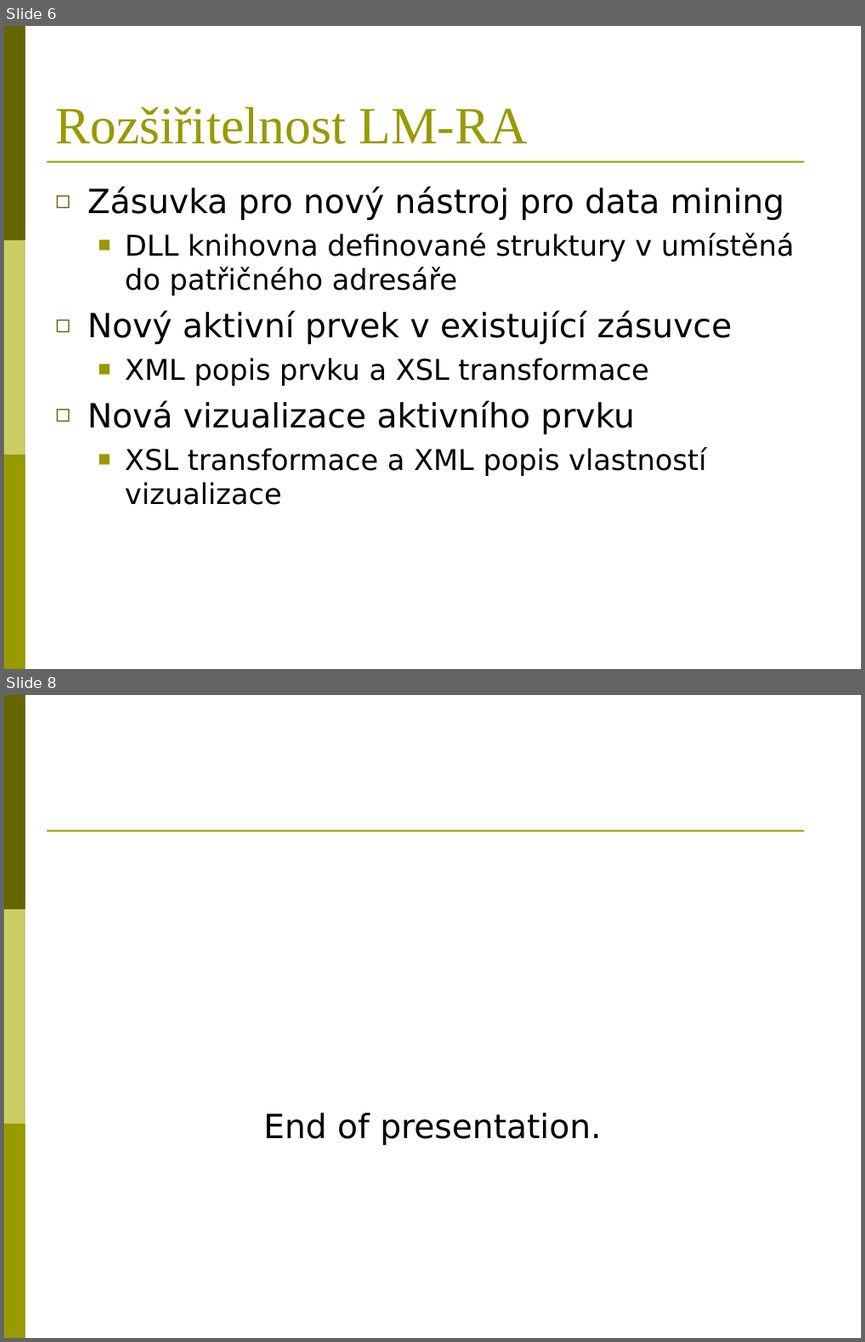
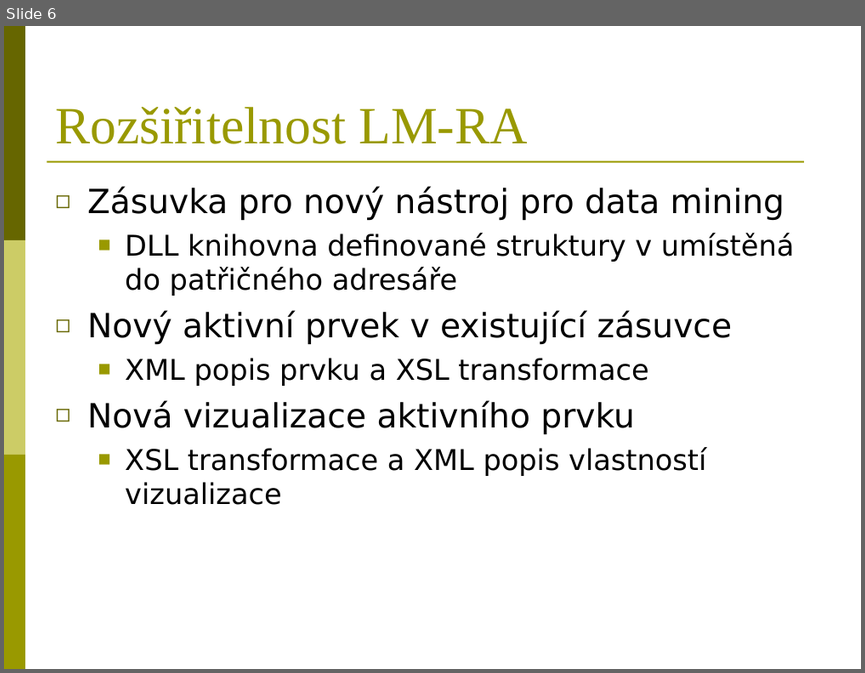
Before and after one commit to BackupTheBerlios/reportasistent-svn, a slide deck: trunk/Dokumenty/LM-Report Asistent.ppt. Shown one above the other, each under a label of ours: slides 6 and 8 before the commit, slide 6 after it; the slides between them are not shown. The pictures are 865x1342 and 865x673 pixels, drawn with LibreOffice and Linux fonts; fonts in the diff are those of the drawing. Boxes give left, top, right and bottom in pixels: in the first picture for what was removed or moved away, otherwise in the second. Text is boxed around its words. In the diff, an @@ line names an element or a change of style, - is before the commit and + after.

```diff
--- a/trunk/Dokumenty/LM-Report Asistent.ppt
+++ b/trunk/Dokumenty/LM-Report Asistent.ppt
@@ slide 8 removed at bbox=[4, 695, 861, 1338], background #FFFFFF; not listed: 4 template elements that a slide beside it also shows @@
@@ text removed at bbox=[263, 1112, 601, 1145] @@
-End of presentation.
```
Also in this commit, not shown: 1 slide changed, 1 slide added.
